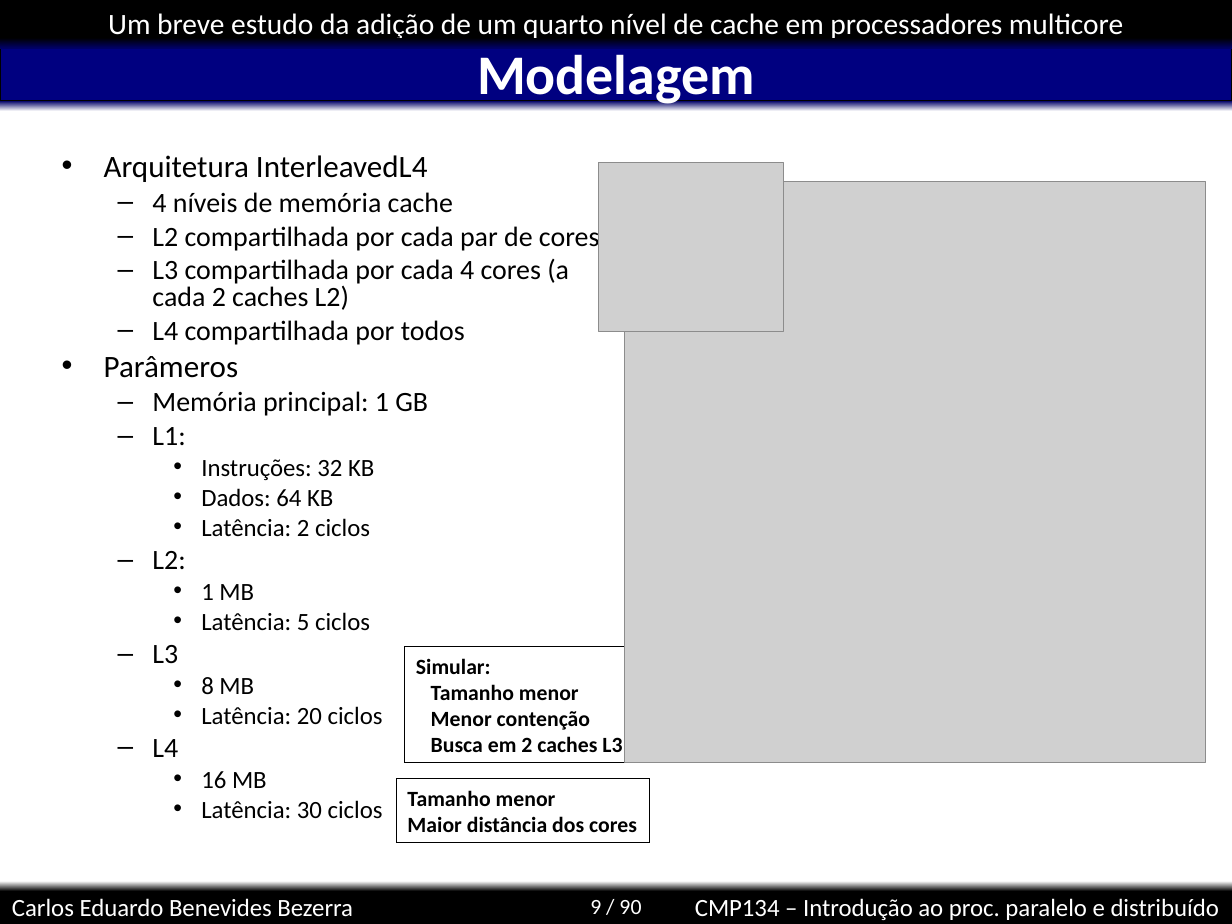
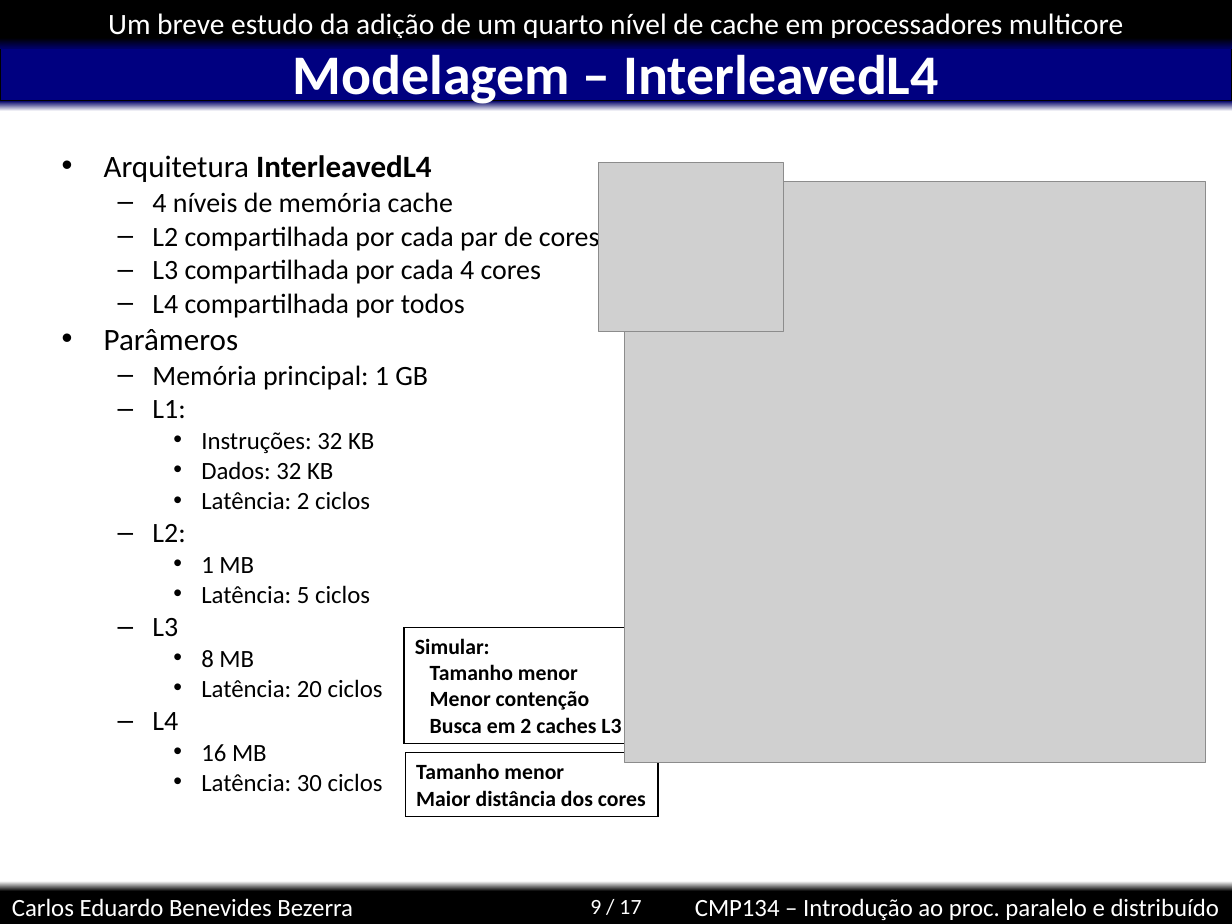
Before and after one commit to kdubezerra/kdubezerra, a slide deck: slide 9 of disciplinas/cmp134/simics/carloseduardo.ppt. Drawn at 1232x924 pixels with LibreOffice and Linux fonts; fonts in the diff are those of the drawing; grey boxes stand for pictures; background and template pictures are left out. Boxes give left, top, right and bottom in pixels: in the first picture for what was removed or moved away, otherwise in the second. Text is boxed around its words. In the diff, an @@ line names an element or a change of style, - is before the commit and + after.

```diff
--- a/disciplinas/cmp134/simics/carloseduardo.ppt
+++ b/disciplinas/cmp134/simics/carloseduardo.ppt
@@ title at (293,54,938,108): text changed @@
-Modelagem
+Modelagem – InterleavedL4
@@ text at (104,155,432,182): bold on in "InterleavedL4" @@
@@ text at (152,259,541,284): text changed @@
-  – L3 compartilhada por cada 4 cores (a cada 2 caches L2)
+  – L3 compartilhada por cada 4 cores
@@ text at (201,461,333,479): text changed @@
-    • Dados: 64 KB
+    • Dados: 32 KB
@@ rectangle "Simular:": place and size @@
-rectangle "Simular:" at (405,647,634,764)
+rectangle "Simular:" at (404,627,633,743)
@@ rectangle "Tamanho menor": place and size @@
-rectangle "Tamanho menor" at (397,779,650,843)
+rectangle "Tamanho menor" at (406,752,658,816)
@@ page number at (590,900,641,914): text changed @@
-9 / 90
+9 / 17
```
Also in this commit, not shown: 6 other slides changed, 8 slides added, 2 other files.
